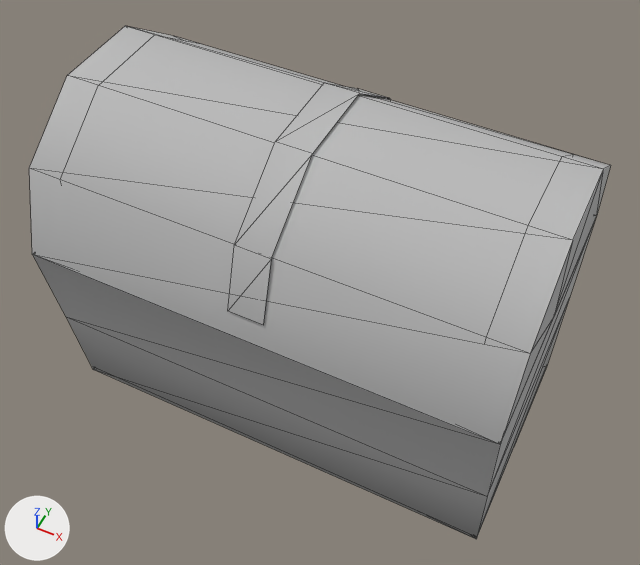
Before and after pictures for a commit that changed the glTF model assets_dev/worlds/mm9/models/mm9_deco_chest3.glb.
One viewpoint serves both versions: a camera (50 mm lens) standing at (0.586, -1.173, 1.784) and looking at (0.014, -0.03, 0.356). Every picture has the same lights, and +X, +Y and +Z are marked at lower left. The picture after the commit comes second. Mesh edges are drawn as thin lines. Vertices at exactly the same position are counted once.

Objects in the first picture: 'Chest3'.
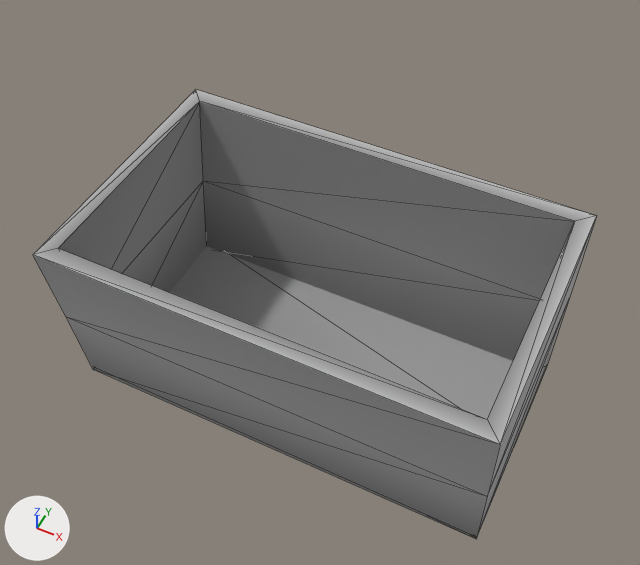
Patch to the scene script:
```diff
--- a/assets_dev/worlds/mm9/models/mm9_deco_chest3.glb.py
+++ b/assets_dev/worlds/mm9/models/mm9_deco_chest3.glb.py
@@ me_chest3_001 @@
 # used by ob_chest3; location = (0.0, 0.0, 0.0)
-me_chest3_001.from_pydata(...)  # 82 vertices, 122 faces; spans x -0.501..0.501, y -0.315..0.315, z 0.0..0.771
+me_chest3_001.from_pydata(...)  # 32 vertices, 56 faces; spans x -0.501..0.501, y -0.314..0.315, z 0.0..0.467
+# me_chest3_001 part 1: the loose piece of 12 vertices spanning x -0.041..0.033, y -0.301..0.302, z 0.519..0.771 is deleted
+# me_chest3_001 part 2
+# 38 vertices are removed from x -0.501..0.501, y -0.315..0.315, z 0.467..0.767
+# 66 faces are deleted
+# 10 new faces join them
 me_chest3_001.materials.append(mat_chest3_2s)
```

Changed parts and their boxes [x1, y1, x2, y2] in the pictures (640 x 565 px):
'Chest3', reshaped (12% shorter): before [29, 26, 611, 539]; after [33, 90, 596, 539]
part 1 of me_chest3_001, deleted: before [228, 83, 390, 325]
part 2 of me_chest3_001, cut back: before [29, 26, 611, 446]; after [42, 90, 596, 446]
